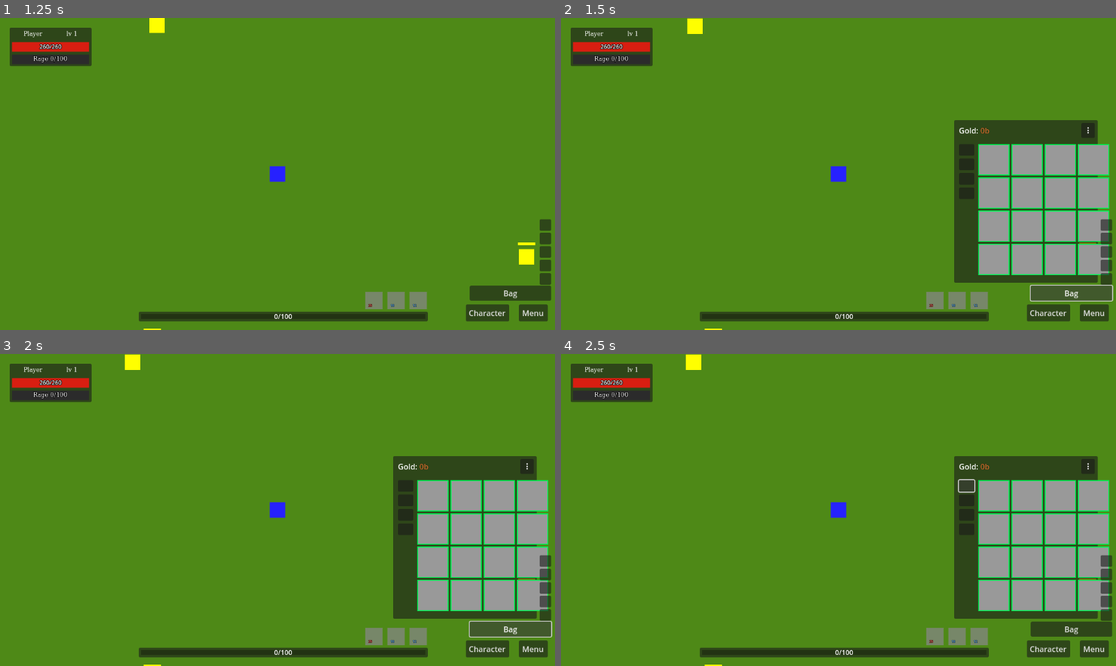
Above: before the commit, frames 1-4 (two rows, left to right).
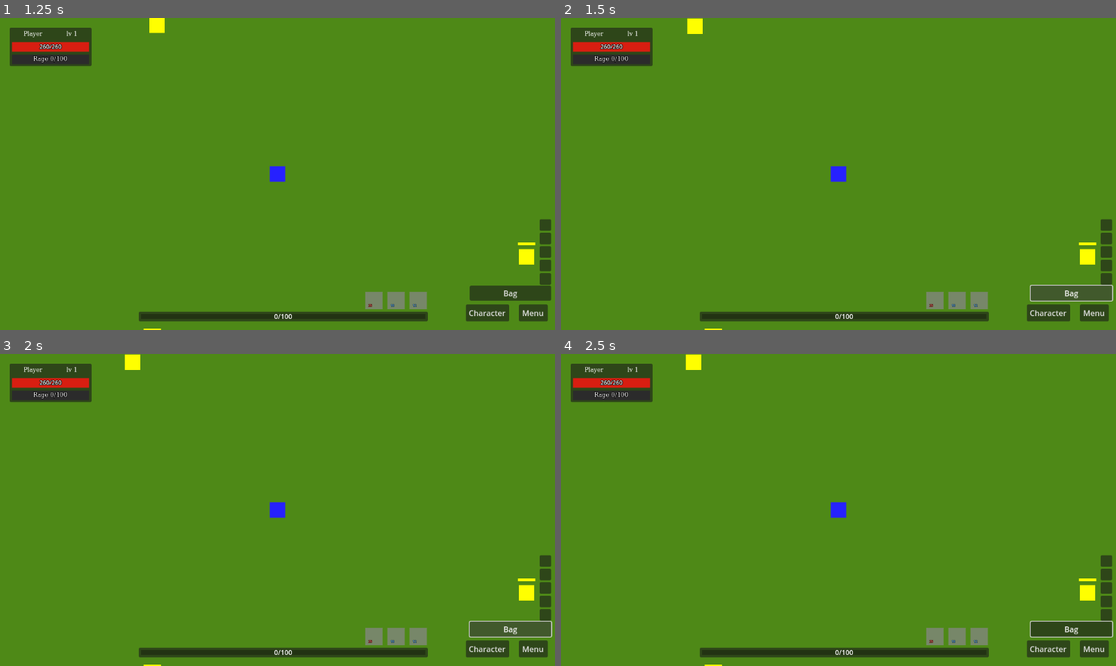
Above: after the commit, the same moments.

Repository: denisshkytko/mmo-mvp-godot
Game: Godot game, scene res://game/scenes/Main.tscn
Two runs of this game, one before a commit and one after it. Both use one fixed random seed, a clock stepped at 60 frames per second and the inputs below. This scene is started directly instead of the project's main scene. The engine's default icon, where the game draws it, is replaced by a stand-in: a white triangle on a blue panel in a dark square.
Inputs (mouse positions are in pixels of both pictures, inside the frame that each line leads up to):
- Up to frame 1 (1.25 s): drag from (416, 301) to (88, 326) at 0.52 s
- Up to frame 2 (1.5 s): click "Bag" at 1.25 s
- Up to frame 3 (2 s): no input
- Up to frame 4 (2.5 s): click (966, 485) at 2.02 s

Frame 1 is identical in both runs. In frame 2, 14% of the frame differs, in the area x 70-99%, y 32-85%; in frame 3, 14%; in frame 4, 14%, in the area x 70-100%, y 32-91%.
Error after the commit: Parse Error: Identifier "count" not declared in the current scope. (res://ui/game/hud/inventory_hud.gd:965)

Commit message:
Fix inventory open layout and quantity sells

Diff:
--- a/ui/game/hud/character_hud.gd
+++ b/ui/game/hud/character_hud.gd
@@ -53,6 +53,7 @@
 const TOOLTIP_HOLD_MAX_MS: int = 1000
 var _equip_press_start_ms: int = 0
 var _equip_press_slot_id: String = ""
+var _equip_press_pos: Vector2 = Vector2.ZERO
 var _tooltip_anchor_pos: Vector2 = Vector2.ZERO
 var _tooltip_layer: CanvasLayer = null
 
@@ -296,8 +297,12 @@
 		if mb.pressed:
 			_equip_press_start_ms = Time.get_ticks_msec()
 			_equip_press_slot_id = slot_id
+			_equip_press_pos = mb.global_position
 			return
 		if _equip_press_slot_id != slot_id:
+			return
+		if mb.global_position.distance_to(_equip_press_pos) > 1.0:
+			_equip_press_slot_id = ""
 			return
 		var held_ms := Time.get_ticks_msec() - _equip_press_start_ms
 		_equip_press_slot_id = ""
@@ -310,8 +315,12 @@
 		if st.pressed:
 			_equip_press_start_ms = Time.get_ticks_msec()
 			_equip_press_slot_id = slot_id
+			_equip_press_pos = st.position
 			return
 		if _equip_press_slot_id != slot_id:
+			return
+		if st.position.distance_to(_equip_press_pos) > 1.0:
+			_equip_press_slot_id = ""
 			return
 		var held_ms2 := Time.get_ticks_msec() - _equip_press_start_ms
 		_equip_press_slot_id = ""
--- a/ui/game/hud/inventory_hud.gd
+++ b/ui/game/hud/inventory_hud.gd
@@ -30,9 +30,11 @@
 const HOLD_THRESHOLD_MS: int = 1000
 var _slot_press_start_ms: int = 0
 var _slot_press_index: int = -1
+var _slot_press_pos: Vector2 = Vector2.ZERO
 
 var _bag_press_start_ms: int = 0
 var _bag_press_index: int = -1
+var _bag_press_pos: Vector2 = Vector2.ZERO
 
 # Tooltip (fixed width, grows in height; supports rich color for required level)
 var _tooltip_panel: Panel = null
@@ -134,6 +136,7 @@
 
 func set_player(p: Node) -> void:
 	player = p
+	await _force_initial_layout()
 	_refresh()
 
 func set_trade_open(state: bool) -> void:
@@ -183,6 +186,8 @@
 		_hide_tooltip()
 		_hide_split()
 		_hide_settings()
+	else:
+		await _force_initial_layout()
 
 func _on_bag_button_pressed() -> void:
 	_toggle_inventory()
@@ -208,8 +213,12 @@
 		if mb.pressed:
 			_bag_press_start_ms = Time.get_ticks_msec()
 			_bag_press_index = bag_index
+			_bag_press_pos = mb.global_position
 			return
 		if _bag_press_index != bag_index:
+			return
+		if mb.global_position.distance_to(_bag_press_pos) > 1.0:
+			_bag_press_index = -1
 			return
 		var held_ms := Time.get_ticks_msec() - _bag_press_start_ms
 		_bag_press_index = -1
@@ -221,8 +230,12 @@
 		if st.pressed:
 			_bag_press_start_ms = Time.get_ticks_msec()
 			_bag_press_index = bag_index
+			_bag_press_pos = st.position
 			return
 		if _bag_press_index != bag_index:
+			return
+		if st.position.distance_to(_bag_press_pos) > 1.0:
+			_bag_press_index = -1
 			return
 		var held_ms2 := Time.get_ticks_msec() - _bag_press_start_ms
 		_bag_press_index = -1
@@ -343,8 +356,12 @@
 			if mb.pressed:
 				_slot_press_start_ms = Time.get_ticks_msec()
 				_slot_press_index = slot_index
+				_slot_press_pos = mb.global_position
 				return
 			if _slot_press_index != slot_index:
+				return
+			if mb.global_position.distance_to(_slot_press_pos) > 1.0:
+				_slot_press_index = -1
 				return
 			var held_ms := Time.get_ticks_msec() - _slot_press_start_ms
 			_slot_press_index = -1
@@ -357,8 +374,12 @@
 		if st.pressed:
 			_slot_press_start_ms = Time.get_ticks_msec()
 			_slot_press_index = slot_index
+			_slot_press_pos = st.position
 			return
 		if _slot_press_index != slot_index:
+			return
+		if st.position.distance_to(_slot_press_pos) > 1.0:
+			_slot_press_index = -1
 			return
 		var held_ms2 := Time.get_ticks_msec() - _slot_press_start_ms
 		_slot_press_index = -1
@@ -941,14 +962,18 @@
 	var merchant_ui := get_tree().get_first_node_in_group("merchant_ui")
 	if merchant_ui == null:
 		return
-	if total <= 1 or _get_stack_max(id) <= 1:
-		if merchant_ui.has_method("sell_items_from_inventory"):
+	if count <= 1 or _get_stack_max(id) <= 1:
+		if merchant_ui.has_method("sell_items_from_inventory_slot"):
+			merchant_ui.call("sell_items_from_inventory_slot", id, 1, _tooltip_for_slot)
+		elif merchant_ui.has_method("sell_items_from_inventory"):
 			merchant_ui.call("sell_items_from_inventory", id, 1)
 		_hide_tooltip()
 		_refresh()
 		return
-	if merchant_ui.has_method("request_sell_from_inventory"):
-		merchant_ui.call("request_sell_from_inventory", id, total)
+	if merchant_ui.has_method("request_sell_from_inventory_slot"):
+		merchant_ui.call("request_sell_from_inventory_slot", id, count, _tooltip_for_slot)
+	elif merchant_ui.has_method("request_sell_from_inventory"):
+		merchant_ui.call("request_sell_from_inventory", id, count)
 	_hide_tooltip()
 	_refresh()
 
@@ -1957,6 +1982,7 @@
 		return
 	if not player.has_method("get_inventory_snapshot"):
 		return
+	_load_grid_columns()
 	var snap: Dictionary = player.get_inventory_snapshot()
 	var slots: Array = snap.get("slots", [])
 	_layout_dirty = true
--- a/ui/game/hud/loot_hud.gd
+++ b/ui/game/hud/loot_hud.gd
@@ -28,6 +28,7 @@
 var _slots_built: bool = false
 var _tooltip_press_ms: int = 0
 var _tooltip_press_view_index: int = -1
+var _tooltip_press_pos: Vector2 = Vector2.ZERO
 
 # UI index -> {type:"gold"} OR {type:"item", slot_index:int}
 var _view_map: Array = []
@@ -510,8 +511,12 @@
 		if mouse.pressed:
 			_tooltip_press_ms = Time.get_ticks_msec()
 			_tooltip_press_view_index = view_index
+			_tooltip_press_pos = mouse.global_position
 			return
 		if _tooltip_press_view_index != view_index:
+			return
+		if mouse.global_position.distance_to(_tooltip_press_pos) > 1.0:
+			_tooltip_press_view_index = -1
 			return
 		var held_ms := Time.get_ticks_msec() - _tooltip_press_ms
 		_tooltip_press_view_index = -1
@@ -522,8 +527,12 @@
 		if st.pressed:
 			_tooltip_press_ms = Time.get_ticks_msec()
 			_tooltip_press_view_index = view_index
+			_tooltip_press_pos = st.position
 			return
 		if _tooltip_press_view_index != view_index:
+			return
+		if st.position.distance_to(_tooltip_press_pos) > 1.0:
+			_tooltip_press_view_index = -1
 			return
 		var held_ms2 := Time.get_ticks_msec() - _tooltip_press_ms
 		_tooltip_press_view_index = -1
--- a/ui/game/hud/merchant_hud.gd
+++ b/ui/game/hud/merchant_hud.gd
@@ -48,12 +48,14 @@
 var _qty_title: String = ""
 var _qty_item_id: String = ""
 var _qty_is_buy: bool = false
+var _qty_slot_index: int = -1
 
 # Sell refresh
 var _sell_refresh_accum: float = 0.0
 
 var _tooltip_press_ms: int = 0
 var _tooltip_press_item_id: String = ""
+var _tooltip_press_pos: Vector2 = Vector2.ZERO
 
 func _ready() -> void:
 	panel.visible = false
@@ -332,27 +334,35 @@
 		var mb := event as InputEventMouseButton
 		if mb.button_index != MOUSE_BUTTON_LEFT:
 			return
-		if mb.pressed:
-			_tooltip_press_ms = Time.get_ticks_msec()
-			_tooltip_press_item_id = item_id
-			return
-		if _tooltip_press_item_id != item_id:
-			return
-		var held_ms := Time.get_ticks_msec() - _tooltip_press_ms
-		_tooltip_press_item_id = ""
-		if held_ms > TOOLTIP_HOLD_MAX_MS:
-			return
-		_toggle_tooltip(item_id, count, mb.global_position)
+			if mb.pressed:
+				_tooltip_press_ms = Time.get_ticks_msec()
+				_tooltip_press_item_id = item_id
+				_tooltip_press_pos = mb.global_position
+				return
+			if _tooltip_press_item_id != item_id:
+				return
+			if mb.global_position.distance_to(_tooltip_press_pos) > 1.0:
+				_tooltip_press_item_id = ""
+				return
+			var held_ms := Time.get_ticks_msec() - _tooltip_press_ms
+			_tooltip_press_item_id = ""
+			if held_ms > TOOLTIP_HOLD_MAX_MS:
+				return
+			_toggle_tooltip(item_id, count, mb.global_position)
 	elif event is InputEventScreenTouch:
 		var st := event as InputEventScreenTouch
-		if st.pressed:
-			_tooltip_press_ms = Time.get_ticks_msec()
-			_tooltip_press_item_id = item_id
-			return
-		if _tooltip_press_item_id != item_id:
-			return
-		var held_ms := Time.get_ticks_msec() - _tooltip_press_ms
-		_tooltip_press_item_id = ""
+			if st.pressed:
+				_tooltip_press_ms = Time.get_ticks_msec()
+				_tooltip_press_item_id = item_id
+				_tooltip_press_pos = st.position
+				return
+			if _tooltip_press_item_id != item_id:
+				return
+			if st.position.distance_to(_tooltip_press_pos) > 1.0:
+				_tooltip_press_item_id = ""
+				return
+			var held_ms := Time.get_ticks_msec() - _tooltip_press_ms
+			_tooltip_press_item_id = ""
 		if held_ms > TOOLTIP_HOLD_MAX_MS:
 			return
 		_toggle_tooltip(item_id, count, st.position)
@@ -381,8 +391,19 @@
 	_show_quantity_dialog(max_count, "Продать", item_id, false)
 	_qty_callback = Callable(self, "_on_sell_quantity_selected").bind(item_id)
 
+func request_sell_from_inventory_slot(item_id: String, max_count: int, slot_index: int) -> void:
+	_qty_slot_index = slot_index
+	if max_count <= 1:
+		sell_items_from_inventory_slot(item_id, 1, slot_index)
+		return
+	_show_quantity_dialog(max_count, "Продать", item_id, false)
+	_qty_callback = Callable(self, "_on_sell_slot_quantity_selected").bind(item_id, slot_index)
+
 func _on_sell_quantity_selected(amount: int, item_id: String) -> void:
 	sell_items_from_inventory(item_id, amount)
+
+func _on_sell_slot_quantity_selected(amount: int, item_id: String, slot_index: int) -> void:
+	sell_items_from_inventory_slot(item_id, amount, slot_index)
 
 func _on_buyback_button_pressed(item_id: String, count: int, sale_id: int) -> void:
 	if sale_id == -1:
@@ -442,6 +463,42 @@
 		removed = int(_player.call("consume_item", item_id, count))
 	if removed <= 0:
 		return
+	var gold_gain: int = _get_base_price(item_id) * removed
+	_player.call("add_gold", gold_gain)
+	if _merchant.has_method("add_merchant_sale"):
+		_merchant.call("add_merchant_sale", _player.get_instance_id(), item_id, removed)
+	_refresh_sell_grid()
+
+func sell_items_from_inventory_slot(item_id: String, count: int, slot_index: int) -> void:
+	if _player == null or _merchant == null:
+		return
+	if count <= 0:
+		return
+	if not _player.has_method("get_inventory_snapshot") or not _player.has_method("apply_inventory_snapshot"):
+		return
+	var snap: Dictionary = _player.call("get_inventory_snapshot") as Dictionary
+	var slots: Array = snap.get("slots", [])
+	if slot_index < 0 or slot_index >= slots.size():
+		return
+	var v: Variant = slots[slot_index]
+	if v == null or not (v is Dictionary):
+		return
+	var d: Dictionary = v as Dictionary
+	if String(d.get("id", "")) != item_id:
+		return
+	var current: int = int(d.get("count", 0))
+	if current <= 0:
+		return
+	var removed := min(count, current)
+	if removed <= 0:
+		return
+	if removed >= current:
+		slots[slot_index] = null
+	else:
+		d["count"] = current - removed
+		slots[slot_index] = d
+	snap["slots"] = slots
+	_player.call("apply_inventory_snapshot", snap)
 	var gold_gain: int = _get_base_price(item_id) * removed
 	_player.call("add_gold", gold_gain)
 	if _merchant.has_method("add_merchant_sale"):
@@ -640,6 +697,7 @@
 	_qty_callback = Callable()
 	_qty_item_id = ""
 	_qty_is_buy = false
+	_qty_slot_index = -1
 
 func _on_qty_value_changed(_v: float) -> void:
 	_update_qty_label()
@@ -655,9 +713,10 @@
 
 func _on_qty_ok_pressed() -> void:
 	var amount: int = int(qty_slider.value) if qty_slider != null else 1
+	var cb := _qty_callback
 	_hide_quantity_dialog()
-	if _qty_callback.is_valid():
-		_qty_callback.call(amount)
+	if cb.is_valid():
+		cb.call(amount)
 
 func _on_qty_cancel_pressed() -> void:
 	_hide_quantity_dialog()
